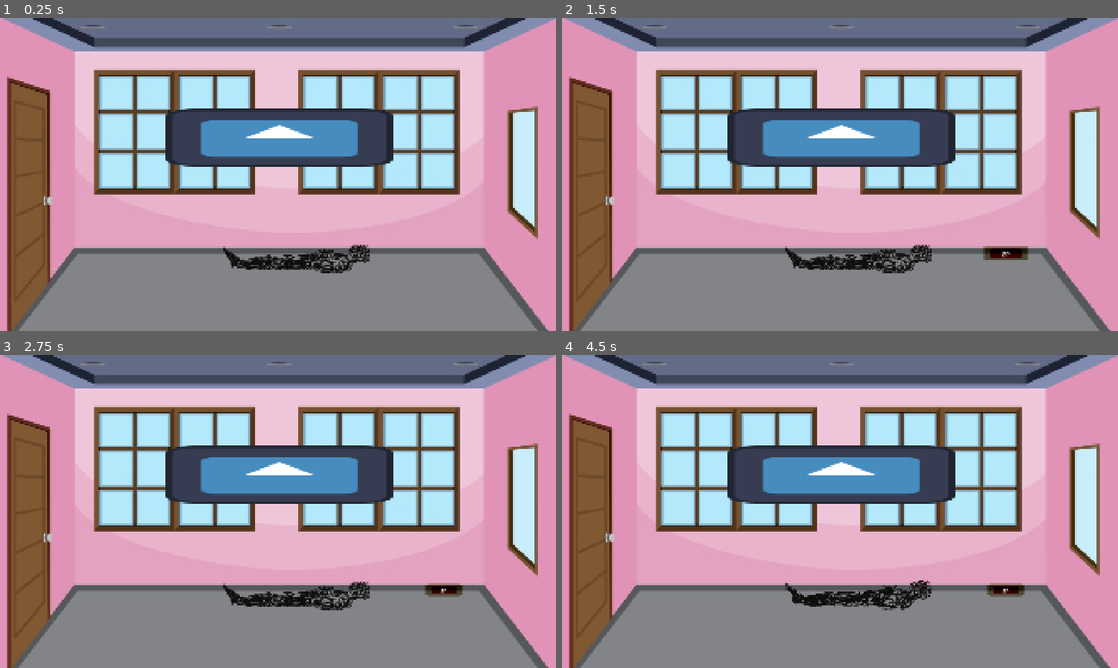
Above: before the commit, frames 1-4 (two rows, left to right).
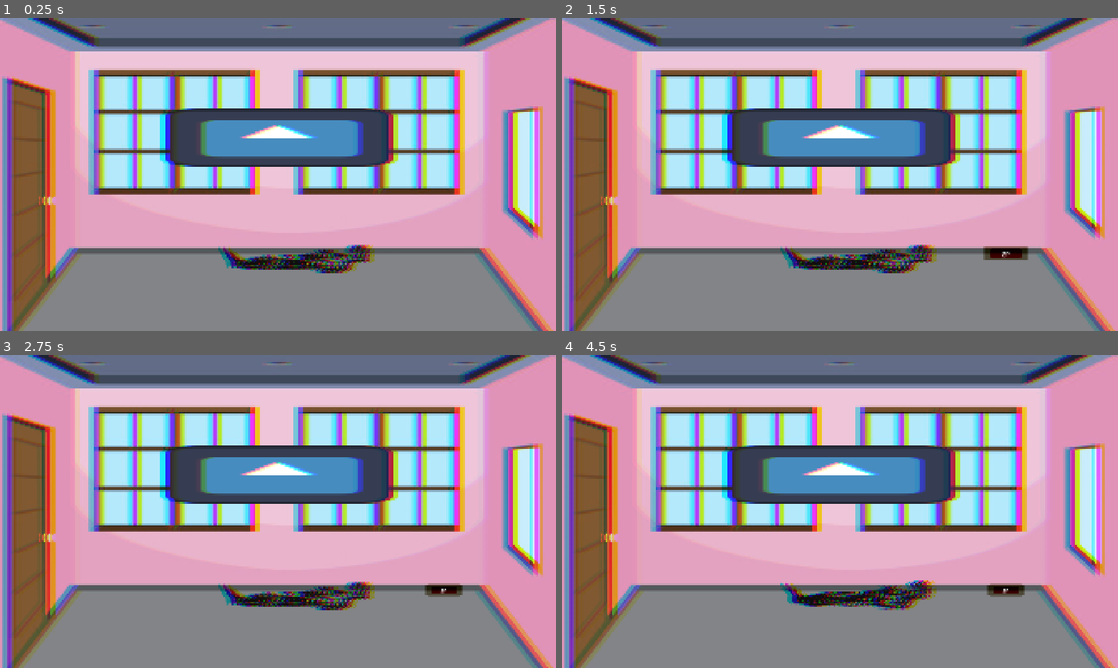
Above: after the commit, the same moments.

Repository: bagelcat11/fridge-magnet-thought-bubble
Game: Godot game, scene res://scenes/main_level.tscn
Same seed, same stepped clock (60 frames per second), same inputs: the game is played once before the commit and once after it. The engine's default icon, where the game draws it, is replaced by a stand-in: a white triangle on a blue panel in a dark square.
Inputs (mouse positions are in pixels of both pictures, inside the frame that each line leads up to):
- Up to frame 1 (0.25 s): no input
- Up to frame 2 (1.5 s): move the mouse to (962, 158) at 0.52 s; click (962, 158) at 0.67 s; tap Enter at 1.25 s; move the mouse to (1006, 252) at 1.27 s; click (1006, 252) at 1.42 s
- Up to frame 3 (2.75 s): move the mouse to (333, 442) at 2.02 s; click (333, 442) at 2.17 s
- Up to frame 4 (4.5 s): move the mouse to (812, 574) at 2.77 s; click (812, 574) at 2.92 s; move the mouse to (1006, 558) at 3.52 s; click (1006, 558) at 3.67 s; tap Space at 4.25 s; move the mouse to (673, 464) at 4.27 s; click (673, 464) at 4.42 s

The runs differ from the first frame. In frame 1, 19% of the frame differs, in the area x 0-100%, y 0-100%; in frame 2, 19%; in frame 3, 19%; in frame 4, 19%.

Commit message:
chromatic aberration shader sorta

Diff:
--- a/scenes/main_level.tscn
+++ b/scenes/main_level.tscn
@@ -9,6 +9,7 @@
 [ext_resource type="Shader" uid="uid://bap8ab725qnga" path="res://shaders/fog.gdshader" id="5_iqu8w"]
 [ext_resource type="Shader" uid="uid://cqagjepa5marq" path="res://shaders/rain.gdshader" id="6_5fr2l"]
 [ext_resource type="Texture2D" uid="uid://dlj3otsvjpi1n" path="res://assets/outside_background.png" id="6_bq26l"]
+[ext_resource type="Shader" uid="uid://wo5wo0r0xf37" path="res://shaders/chromatic_aberration.gdshader" id="7_2sb77"]
 [ext_resource type="Texture2D" uid="uid://dbof1uhyni8mm" path="res://assets/temp_room_asset.jpg" id="7_u2c82"]
 
 [sub_resource type="ShaderMaterial" id="ShaderMaterial_5fr2l"]
@@ -26,11 +27,16 @@
 [sub_resource type="ShaderMaterial" id="ShaderMaterial_2sb77"]
 shader = ExtResource("6_5fr2l")
 shader_parameter/count = 150
-shader_parameter/slant = -0.01
-shader_parameter/speed = 50.0
+shader_parameter/speed = 25.0
 shader_parameter/blur = 0.002
 shader_parameter/colour = Color(1, 1, 1, 1)
-shader_parameter/size = Vector2(0.005, 0.2)
+shader_parameter/size = Vector2(0.007, 0.2)
+
+[sub_resource type="ShaderMaterial" id="ShaderMaterial_fkrx8"]
+shader = ExtResource("7_2sb77")
+shader_parameter/r_displacement = Vector2(3, 0)
+shader_parameter/g_displacement = Vector2(0, 0)
+shader_parameter/b_displacement = Vector2(-3, 0)
 
 [sub_resource type="ShaderMaterial" id="ShaderMaterial_k5pu3"]
 shader = ExtResource("4_8ra5a")
@@ -72,6 +78,7 @@
 material = SubResource("ShaderMaterial_5fr2l")
 offset_right = 1920.0
 offset_bottom = 1080.0
+mouse_filter = 2
 texture = SubResource("NoiseTexture2D_fkrx8")
 
 [node name="rain_shader" type="ColorRect" parent="."]
@@ -79,6 +86,13 @@
 material = SubResource("ShaderMaterial_2sb77")
 offset_right = 1920.0
 offset_bottom = 1080.0
+mouse_filter = 2
+
+[node name="chromatic_aberration_shader" type="ColorRect" parent="."]
+material = SubResource("ShaderMaterial_fkrx8")
+offset_right = 1920.0
+offset_bottom = 1080.0
+mouse_filter = 2
 
 [node name="screenshader" type="ColorRect" parent="."]
 visible = false
--- a/scenes/word.tscn
+++ b/scenes/word.tscn
@@ -10,6 +10,7 @@
 blend_mode = 2
 
 [node name="word" type="Node2D"]
+z_index = 10
 script = ExtResource("1_ve73v")
 
 [node name="fridge_magnet" type="Area2D" parent="."]
--- /dev/null
+++ b/shaders/chromatic_aberration.gdshader
@@ -0,0 +1,20 @@
+// chromatic aberration
+//---------------------------------
+
+shader_type canvas_item;
+
+uniform sampler2D SCREEN_TEXTURE: hint_screen_texture, filter_linear_mipmap;
+
+uniform vec2 r_displacement = vec2(3.0, 0.0);
+uniform vec2 g_displacement = vec2(0.0, 0.0);
+uniform vec2 b_displacement = vec2(-3.0, 0.0);
+
+
+void fragment()
+{
+	float r = texture(SCREEN_TEXTURE, SCREEN_UV + vec2(SCREEN_PIXEL_SIZE*r_displacement), 0.0).r;
+	float g = texture(SCREEN_TEXTURE, SCREEN_UV + vec2(SCREEN_PIXEL_SIZE*g_displacement), 0.0).g;
+	float b = texture(SCREEN_TEXTURE, SCREEN_UV + vec2(SCREEN_PIXEL_SIZE*b_displacement), 0.0).b;
+
+	COLOR = vec4(r, g, b, 1.0);
+}
--- a/shaders/rain.gdshader
+++ b/shaders/rain.gdshader
@@ -2,11 +2,11 @@
 
 // can make snow by adjusting values
 uniform int count: hint_range(0, 2000) = 150;
-uniform float slant: hint_range(-0.1, 0.1) = -0.01;
-uniform float speed: hint_range(25.0, 100.0) = 50.0;
+//uniform float slant: hint_range(-0.1, 0.1) = -0.01;
+uniform float speed: hint_range(25.0, 100.0) = 25.0;
 uniform float blur: hint_range(0.0005, 0.1) = 0.002;
 uniform vec4 colour: source_color = vec4(1.0, 1.0, 1.0, 1.0);
-uniform vec2 size = vec2(0.01, 0.2);
+uniform vec2 size = vec2(0.007, 0.2);
 
 float line_sdf(vec2 p, vec2 s) {
     vec2 d = abs(p) - s;
@@ -28,7 +28,7 @@
     float time = TIME + 1000.0;
     vec2 uv = UV;
 	// slant each line left or right
-    uv.x += uv.y * slant;
+    //uv.x += uv.y * slant;
     float output = 0.0;
 
     for (int i = 1; i <= count; i++) {
@@ -36,13 +36,13 @@
         float h2 = Hash2(float(i));
 		// make it so the lines move in the direction of the slant as well
 		// otherwise they would go directly down no matter what slant is
-        float sl = h1 * uv.y * -slant;
+        //float sl = h1 * uv.y * -slant;
 		// compute random x position of line, multiply by 1.2 to cover the far edges more predictably
         float pos_mod_x = h1 * 1.2;
 		// there is probably better way to do this, to prevent line from moving too slow compared to other lines
-        float pos_mod_y = max(h2 * speed, pos_mod_x * speed);
+        float pos_mod_y = (0.5 + h2) * speed;
 		// wrap y values around to loop the anim
-        vec2 position = vec2(pos_mod_x + sl, -mod(-pos_mod_y * time * 0.1, -1.));
+        vec2 position = vec2(pos_mod_x, -mod(-pos_mod_y * time * 0.1, -1.));
         float sdf = line_sdf(uv - position, s);
         output += clamp(- sdf / blur, 0.0, 1.0);
     }
Not shown: 1 places in scenes/main_level.tscn that only renumber resources
Not shown, added: shaders/chromatic_aberration.gdshader.uid
